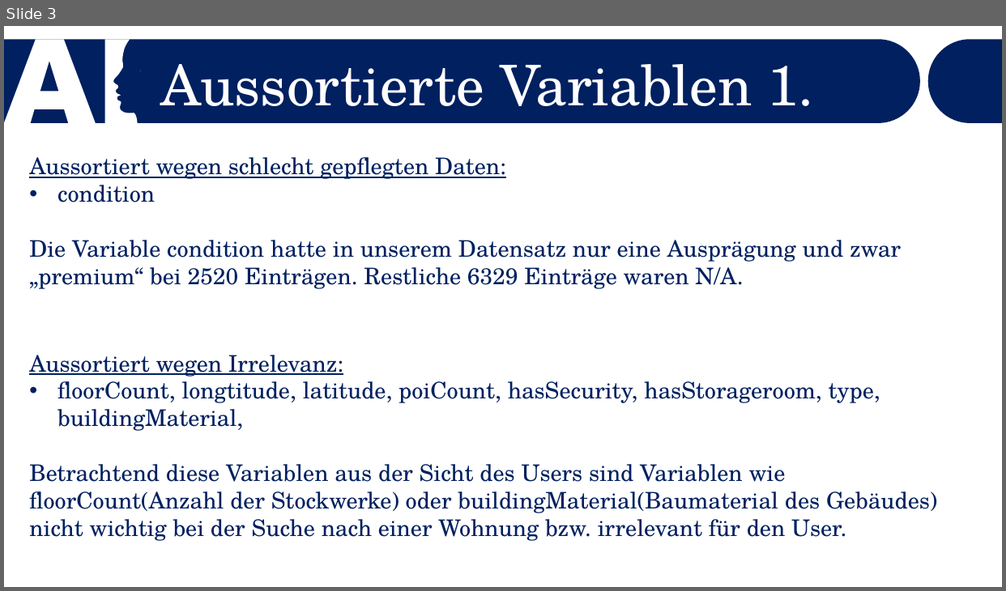
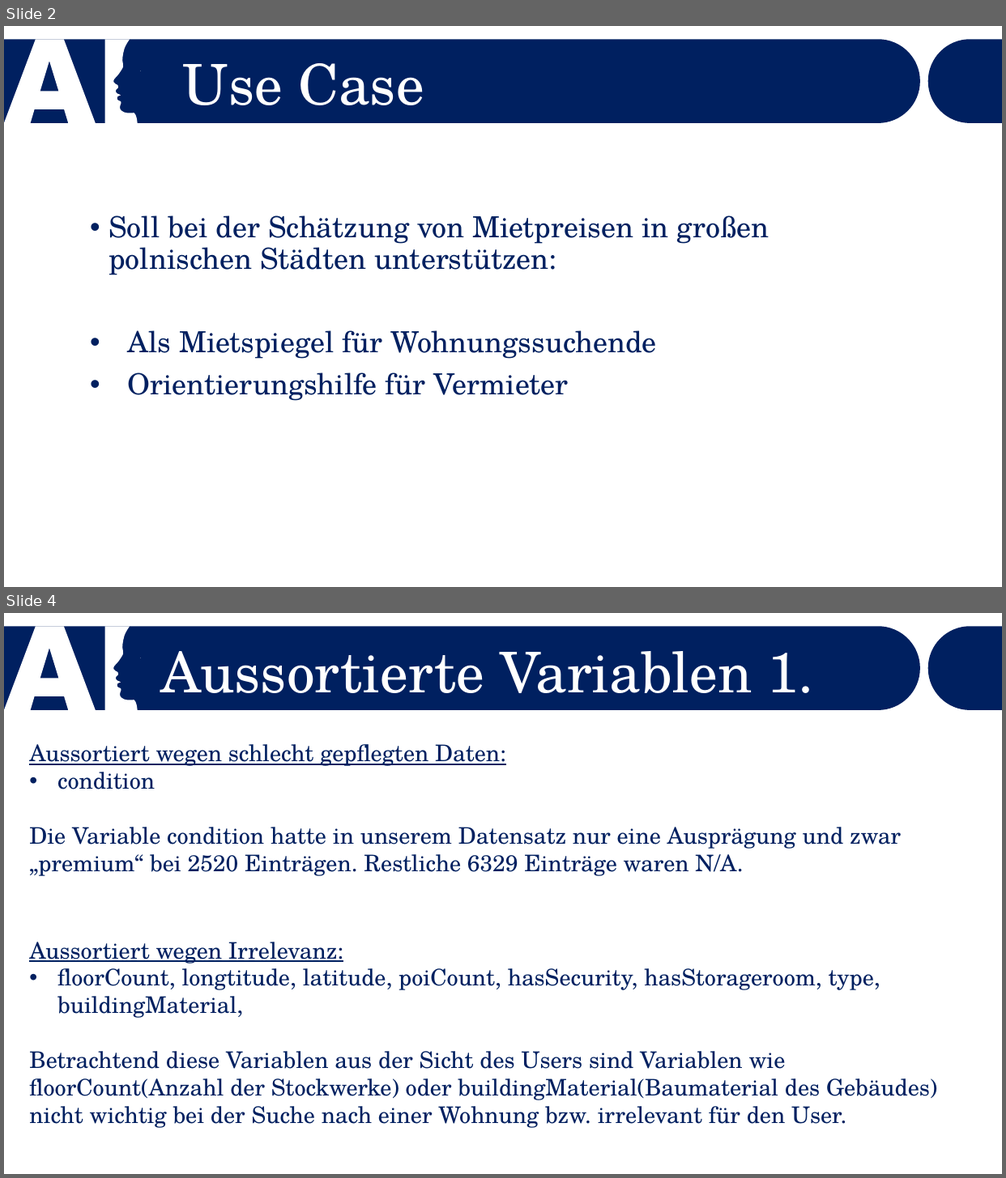
Before and after one commit to Dewin154/Projekt_Bauer, a slide deck: Mietspiegel_in_Polen.pptx. Shown one above the other, each under a label of ours: slide 3 before the commit, slides 2 and 4 after it; the slides between them are not shown. The pictures are 1006x591 and 1006x1178 pixels, drawn with LibreOffice and Linux fonts; fonts in the diff are those of the drawing. Boxes give left, top, right and bottom in pixels: in the first picture for what was removed or moved away, otherwise in the second. Text is boxed around its words. In the diff, an @@ line names an element or a change of style, - is before the commit and + after.

```diff
--- a/Mietspiegel_in_Polen.pptx
+++ b/Mietspiegel_in_Polen.pptx
@@ slide 2 added at <box>4,26,1002,587</box>, background #FFFFFF; not listed: 3 template elements that a slide beside it also shows @@
@@ text added at <box>183,63,424,105</box>, 54 pt, text #FFFFFF @@
+Use Case
@@ text added at <box>108,216,769,401</box>, 28 pt, text #002060 @@
+• Soll bei der Schätzung von Mietpreisen in großen polnischen Städten unterstützen:
+• Als Mietspiegel für Wohnungssuchende
+• Orientierungshilfe für Vermieter
@@ what was slide 3 is now slide 4 @@
```
Also in this commit, not shown: 3 slides changed, 2 other slides added, 1 slide removed, 1 other file.
